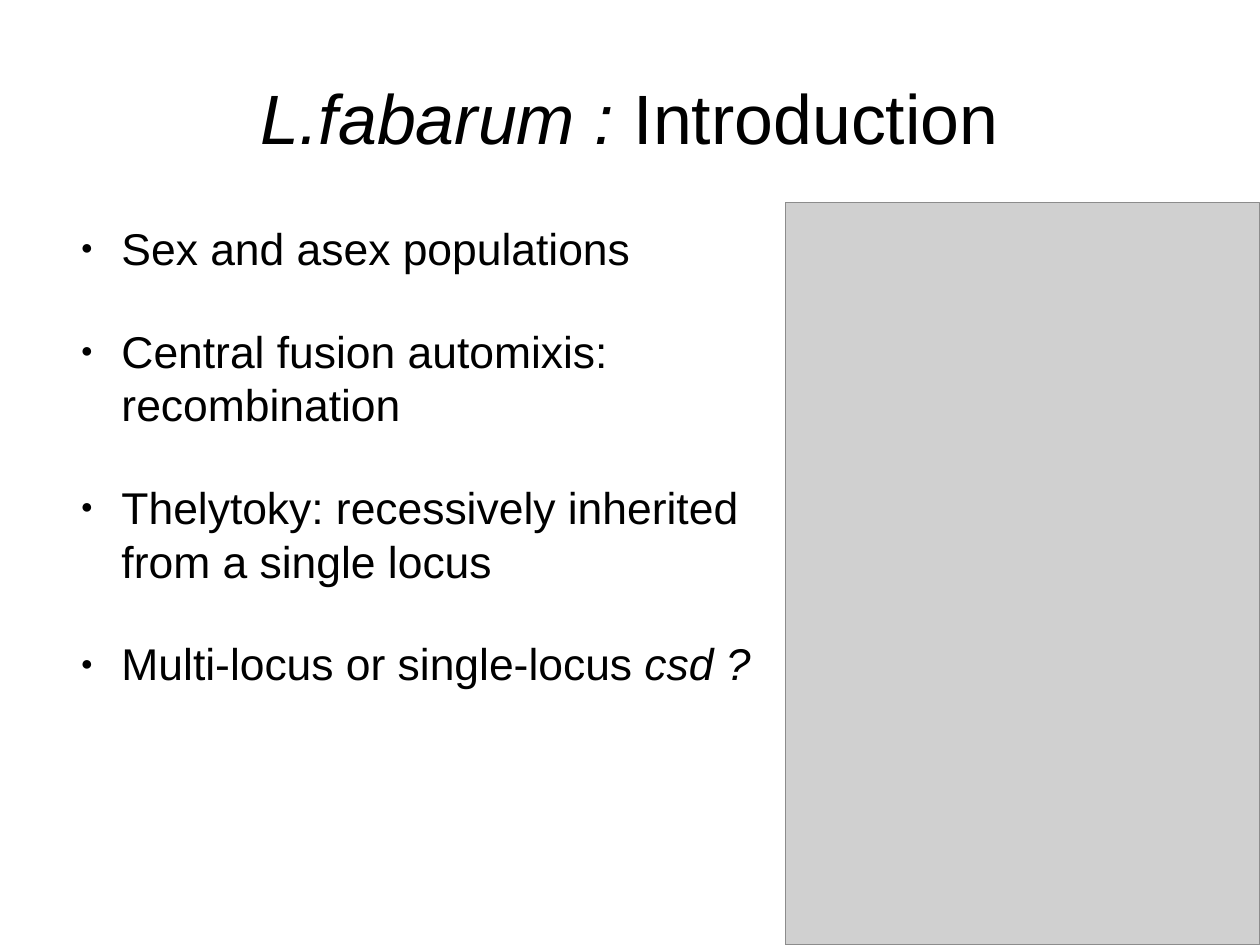
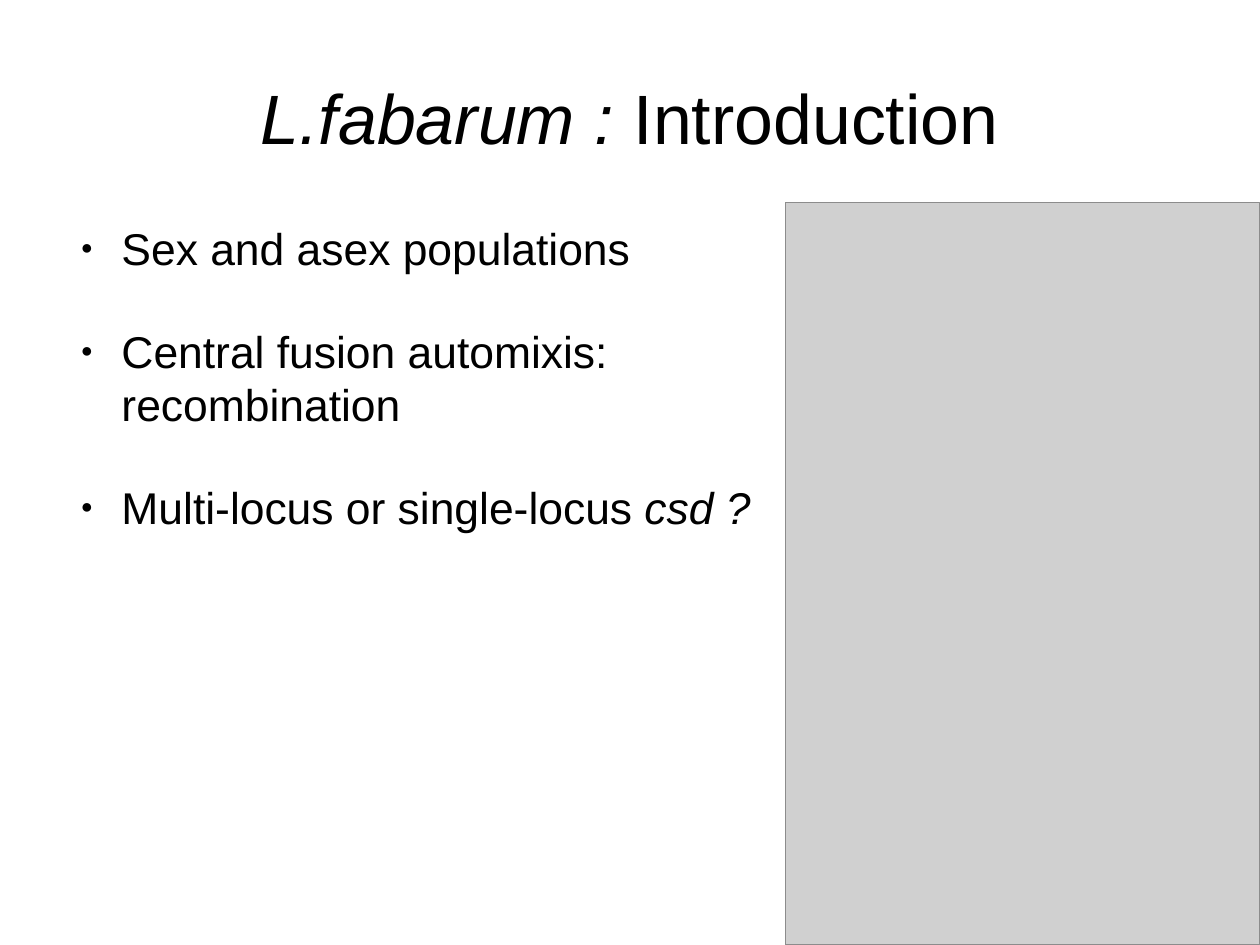
Before and after one commit to cmdoret/master_archive, a slide deck: slide 4 of reports/presentations/lab_meeting_20170712/lab_meeting_20170712.odp (slide 3 before the commit). Drawn at 1260x945 pixels with LibreOffice and Linux fonts; fonts in the diff are those of the drawing; grey boxes stand for pictures. Boxes give left, top, right and bottom in pixels: in the first picture for what was removed or moved away, otherwise in the second. Text is boxed around its words. In the diff, an @@ line names an element or a change of style, - is before the commit and + after.

```diff
--- a/reports/presentations/lab_meeting_20170712/lab_meeting_20170712.odp
+++ b/reports/presentations/lab_meeting_20170712/lab_meeting_20170712.odp
@@ text at <box>121,491,738,587</box>: paragraph removed @@
-● Thelytoky: recessively inherited from a single locus
```
Also in this commit, not shown: 5 other slides changed, 8 slides added, 21 other files.
